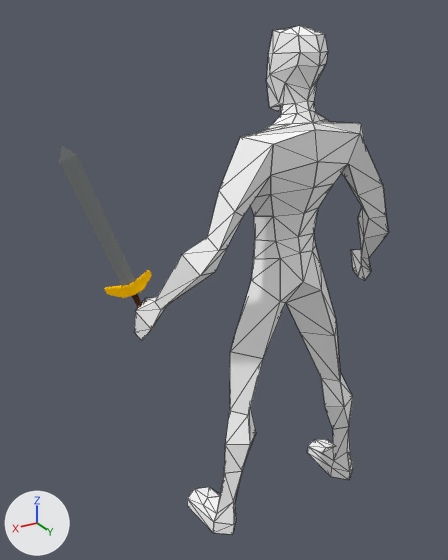
Renders of the Blender file Assets/Models/Characters/LowPolyMan.blend from each side of a commit.
Both versions are drawn from a 50 mm camera at (3.99, 4.95, 5.83) aimed at (0.54, -0.8, 2.95). The axes (+X, +Y, +Z) are drawn at lower left. The lights are the same throughout. The older version comes first. Mesh edges are drawn as thin lines on the coarser meshes.

In view in the first picture: 'BASE_Low Poly Man_0', 'Cube'.
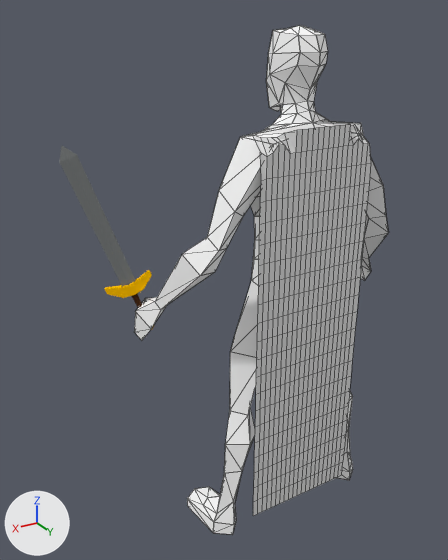
The newer file is also turned or shifted as a whole; pictures and numbers use the older file's frame.

Boxes [x1, y1, x2, y2] around the edits, measured in the pictures (448 x 560 px):
```json
{"object": "Plane", "change": "added", "after": [252, 124, 371, 516]}
```

Edits to the scene script, one JSON object a line:
```json
{"op": "add", "block": "me_plane_001", "code": ["me_plane_001 = bpy.data.meshes.new('Plane.001')", "me_plane_001.from_pydata(...)  # 484 vertices, 441 faces; spans x -1.0..1.0, y -1.0..1.0, z 0.0..0.21"]}
{"op": "add", "block": "ob_plane", "code": ["ob_plane = bpy.data.objects.new('Plane', me_plane_001)", "ob_plane.location = (0.0, 0.15, 2.51)", "ob_plane.rotation_euler = (1.571, 0.0, 0.0)  # degrees (90, 0, 0)", "ob_plane.scale = (0.7, 2.29, 1.0)"]}
```
